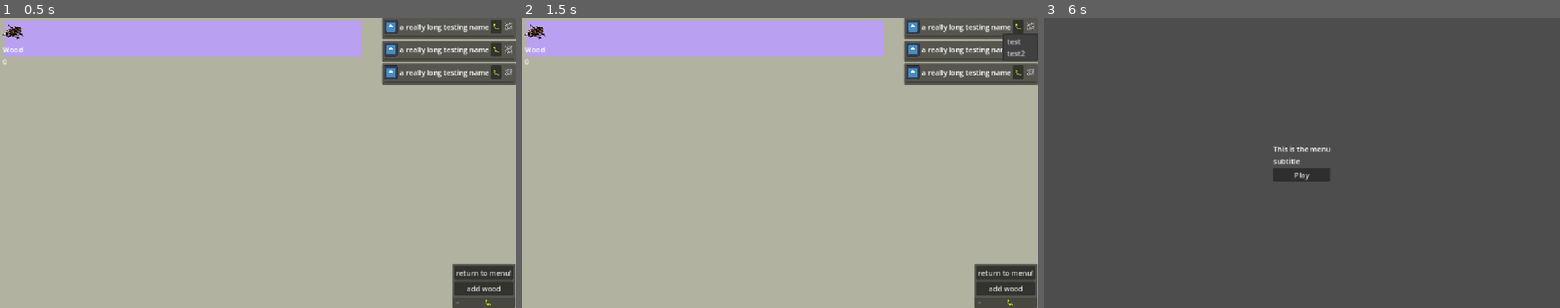
Above: before the commit, frames 1-3 (left to right).
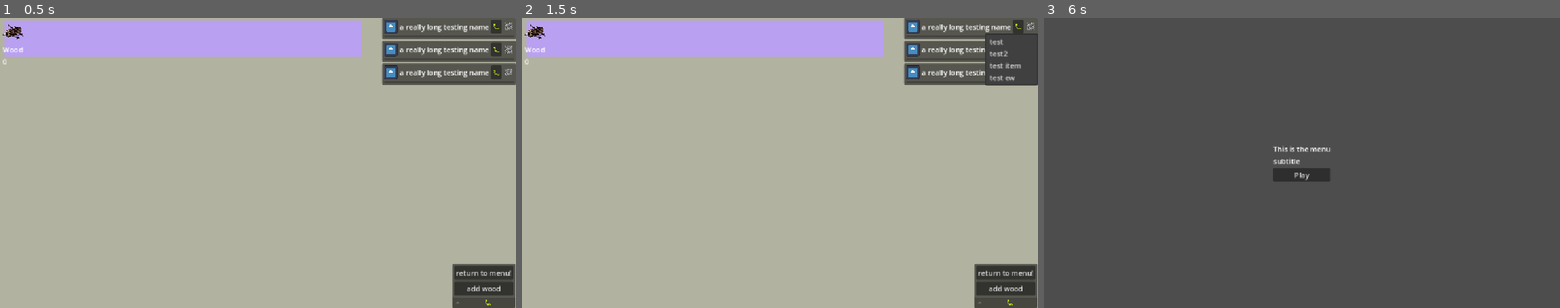
Above: after the commit, the same moments.

Repository: ChrstphrHll/brackeys2026.2
Game: Godot game, scene res://game.tscn
The game is run twice, just before and just after one commit, with the same random seed, the same clock (stepped at 60 frames per second) and the same inputs. The engine's default icon, where the game draws it, is replaced by a stand-in: a white triangle on a blue panel in a dark square.
Inputs (mouse positions are in pixels of both pictures, inside the frame that each line leads up to):
- Up to frame 1 (0.5 s): no input
- Up to frame 2 (1.5 s): click "🐛" at 0.5 s; click (1032, 26) at 1.27 s
- Up to frame 3 (6 s): click "add wood" at 2 s; click "🐛" at 2.75 s; click "add wood" at 3.5 s; click "🐛" at 4.25 s; click "add wood" at 5 s; click "return to menu!" at 5.75 s

Frame 1 is identical in both runs. In frame 2, 0.7% of the frame differs, in the area x 89-100%, y 5-24%; in frame 3, nothing differs.
Error after the commit: Invalid call. Nonexistent function 'start_resource_gathering_task' in base 'PanelContainer (Machine)'. (res://game.gd:29)

Commit message:
feat: gather task + task pattern

Diff:
--- /dev/null
+++ b/autoloads/tasks.gd
@@ -0,0 +1,21 @@
+extends Node
+
+
+func start_gather_task(resource, machine: Machine):
+	var task_name = "Gathering " + resource
+
+	var difficulty = Resources.get_resource_difficulty(resource)
+	var time_cost = difficulty * machine.speed
+
+	machine.task_timer.start(time_cost)
+	machine.start_task(task_name, time_cost, finish_gather_task.bind(resource, machine))
+	machine.task_timer.timeout.connect(finish_gather_task.bind(resource, machine))
+
+
+func finish_gather_task(resource, machine: Machine):
+	var abundance = Resources.get_resource_abundance(resource)
+	var resource_gain = abundance * machine.efficiency
+
+	Resources.modify_resource(resource, resource_gain)
+	machine.end_task(finish_gather_task)
+	machine.task_timer.timeout.disconnect(finish_gather_task)
--- a/machines/machine.gd
+++ b/machines/machine.gd
@@ -3,17 +3,18 @@
 class_name Machine
 
 @export var machine_name: String = "test"
-var currentTask
+var current_task: String
 
-var speed = 10
+var speed = 1
 var efficiency = 10
 @onready var task_timer: Timer = $TaskTimer
-@onready var test = $MarginContainer/VBoxContainer/HBoxContainer/MenuButton
+@onready var task_selector = $MarginContainer/VBoxContainer/HBoxContainer/MenuButton
 
 # Called when the node enters the scene tree for the first time.
 func _ready():
-	pass
-
+	task_selector.get_popup().id_pressed.connect(_task_menu_trigger)
+	task_selector.get_popup().add_item("test item", 100111, 1)
+	task_selector.get_popup().add_item("test ew")
 
 
 # Called every frame. 'delta' is the elapsed time since the previous frame.
@@ -21,31 +22,25 @@
 	$MarginContainer/VBoxContainer/ProgressBar.value = task_timer.time_left
 
 
-func start_resource_gathering_task(resource: String):
-	task_timer.start()
-	print("hypothetically started timer")
+func _task_menu_trigger(id: int):
+	print(id)
 
 
-func get_task_time(speed, resource):
-	return speed * Resources.get_resource_difficulty(resource)
-
-
-func get_gathering_result(efficiency, resource):
-	return efficiency * Resources.get_resource_abundance(resource)
-
-
-func implement_consequence():
+func implement_consequence(task_name):
 	pass
 
 
 func _on_button_pressed():
-	start_resource_gathering_task("wood")
-
-func _on_task_timer_timeout():
-	Resources.modify_resource("wood", 100)
-	implement_consequence()
+	Tasks.start_gather_task("wood", self)
 
 
-func _on_menu_button_button_down():
-	print('menu button down')
-	pass # Replace with function body.
+func start_task(task_name: String, time_cost: int, bound_callback: Callable):
+	current_task = task_name
+	task_timer.timeout.connect(bound_callback)
+	task_timer.start(time_cost)
+
+
+func end_task(bound_callback):
+	implement_consequence(current_task)
+	task_timer.timeout.disconnect(bound_callback)
+	current_task = ""
--- a/machines/machine.tscn
+++ b/machines/machine.tscn
@@ -65,5 +65,4 @@
 one_shot = true
 
 [connection signal="pressed" from="MarginContainer/VBoxContainer/HBoxContainer/Button" to="." method="_on_button_pressed"]
-[connection signal="button_down" from="MarginContainer/VBoxContainer/HBoxContainer/MenuButton" to="." method="_on_menu_button_button_down"]
 [connection signal="timeout" from="TaskTimer" to="." method="_on_task_timer_timeout"]
--- a/project.godot
+++ b/project.godot
@@ -20,6 +20,7 @@
 SceneManager="*uid://d2q5p2722ddm6"
 Resources="*uid://crlludnpgp5hi"
 TechTree="*uid://bdjksmmx13yy6"
+Tasks="*uid://booll5pu18h2r"
 
 [display]
 
--- a/tasks/tasks.gd
+++ /dev/null
@@ -1,4 +0,0 @@
-extends Node
-
-func gather_resources(resource, undertaker):
-	pass
Renamed: tasks/tasks.gd.uid -> autoloads/tasks.gd.uid
